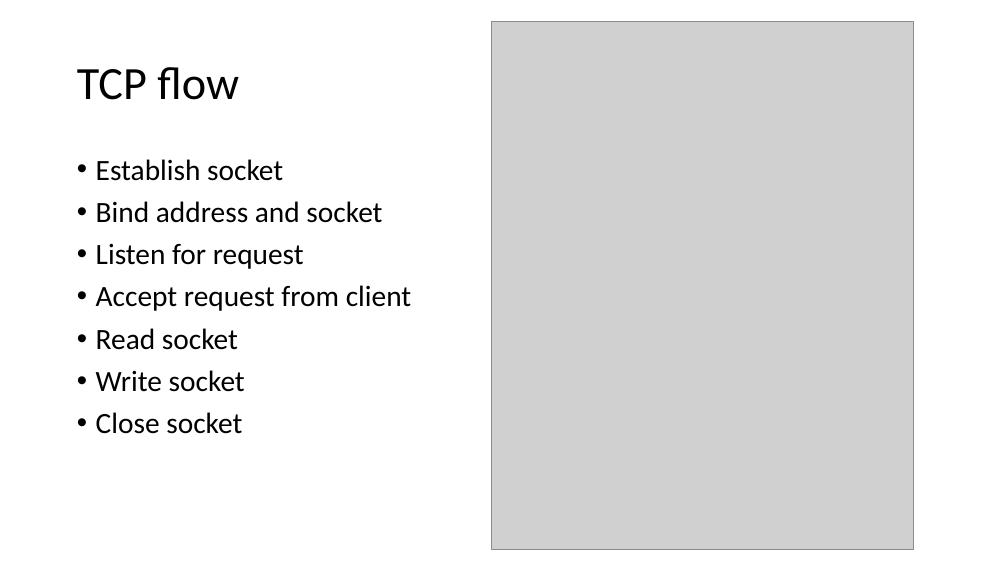
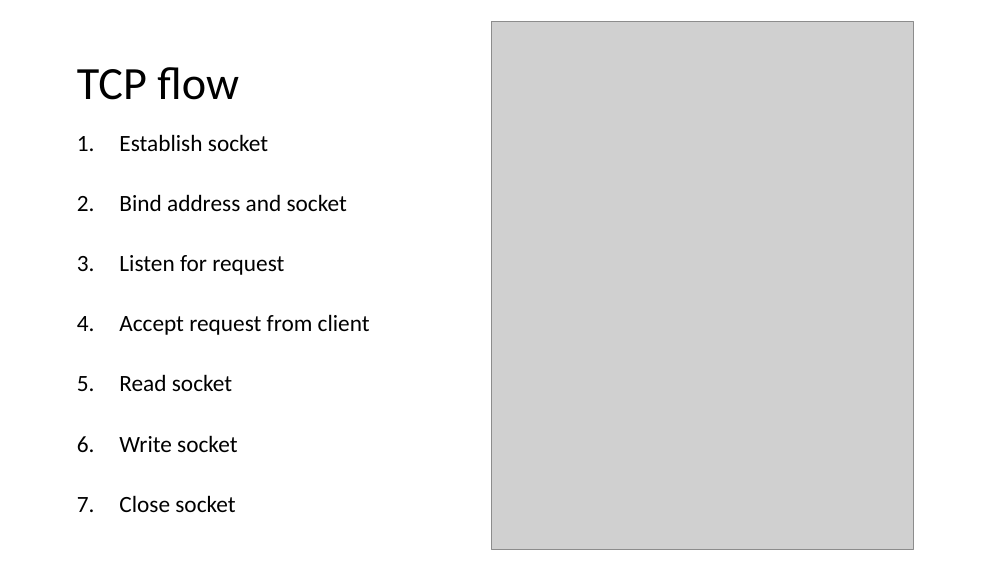
Before and after one commit to BebeShen/NCKU_Course-ComputerCommunication, a slide deck: slide 6 of LABs/lab1/Lab 1 Introduction.pptx (slide 5 before the commit). Drawn at 1008x567 pixels with LibreOffice and Linux fonts; fonts in the diff are those of the drawing; grey boxes stand for pictures. Boxes give left, top, right and bottom in pixels: in the first picture for what was removed or moved away, otherwise in the second. Text is boxed around its words. In the diff, an @@ line names an element or a change of style, - is before the commit and + after.

```diff
--- a/LABs/lab1/Lab 1 Introduction.pptx
+++ b/LABs/lab1/Lab 1 Introduction.pptx
@@ text "Establish socket": place and size @@
-text "Establish socket" at (96, 159, 411, 434)
+text "Establish socket" at (119, 134, 370, 512)
@@ text "Establish socket" at (119, 134, 370, 512): size 28 to 22.2 pt; bullet • to 1.; line spacing 0.9 to 0.7 @@
```
Also in this commit, not shown: 7 other slides changed, 7 slides added, 2 slides removed, 4 other files.
